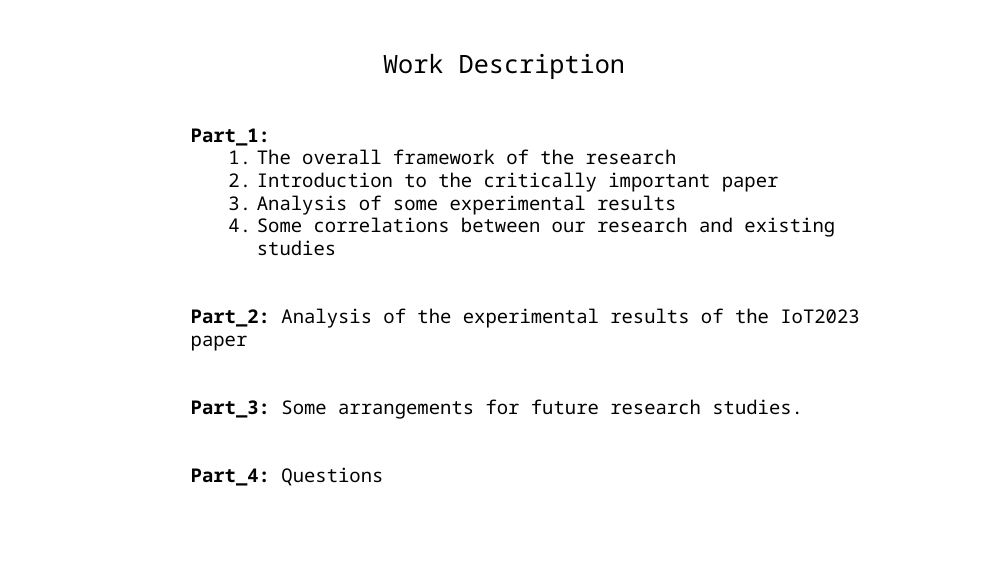
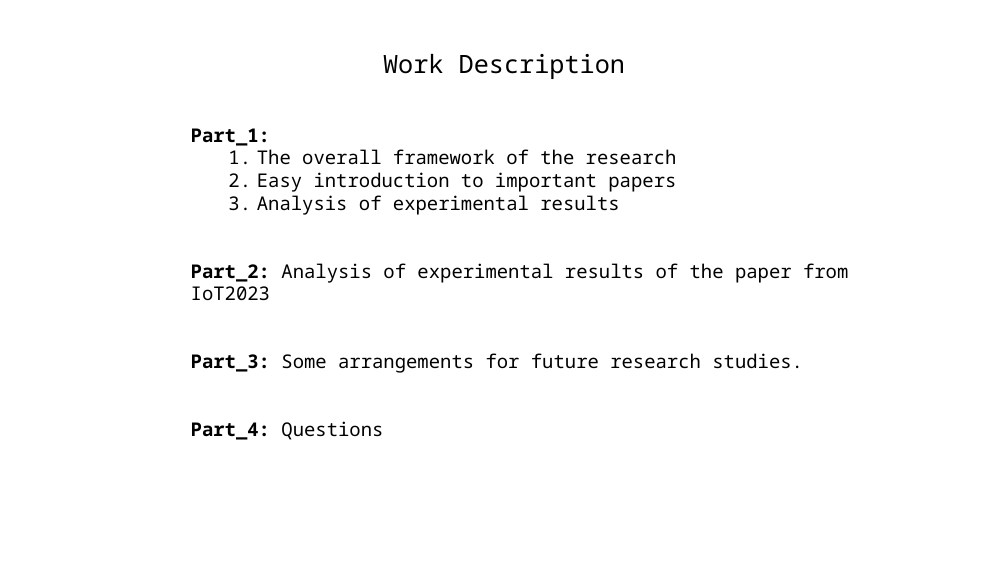
Before and after one commit to A-Big-Tortoise/Presentation, a slide deck: slide 2 of Presentation_1120_JiayuChen.pptx. Drawn at 1008x567 pixels with LibreOffice and Linux fonts; fonts in the diff are those of the drawing. Boxes give left, top, right and bottom in pixels: in the first picture for what was removed or moved away, otherwise in the second. Text is boxed around its words. In the diff, an @@ line names an element or a change of style, - is before the commit and + after.

```diff
--- a/Presentation_1120_JiayuChen.pptx
+++ b/Presentation_1120_JiayuChen.pptx
@@ text at <box>191,172,848,301</box>: text changed @@
-  2. Introduction to the critically important paper
-  3. Analysis of some experimental results
-  4. Some correlations between our research and existing studies
-Part_2: Analysis of the experimental results of the IoT2023 paper
+  2. Easy introduction to important papers
+  3. Analysis of experimental results
+Part_2: Analysis of experimental results of the paper from IoT2023
```
Also in this commit, not shown: 5 other slides changed, 5 slides added, 2 slides removed.
